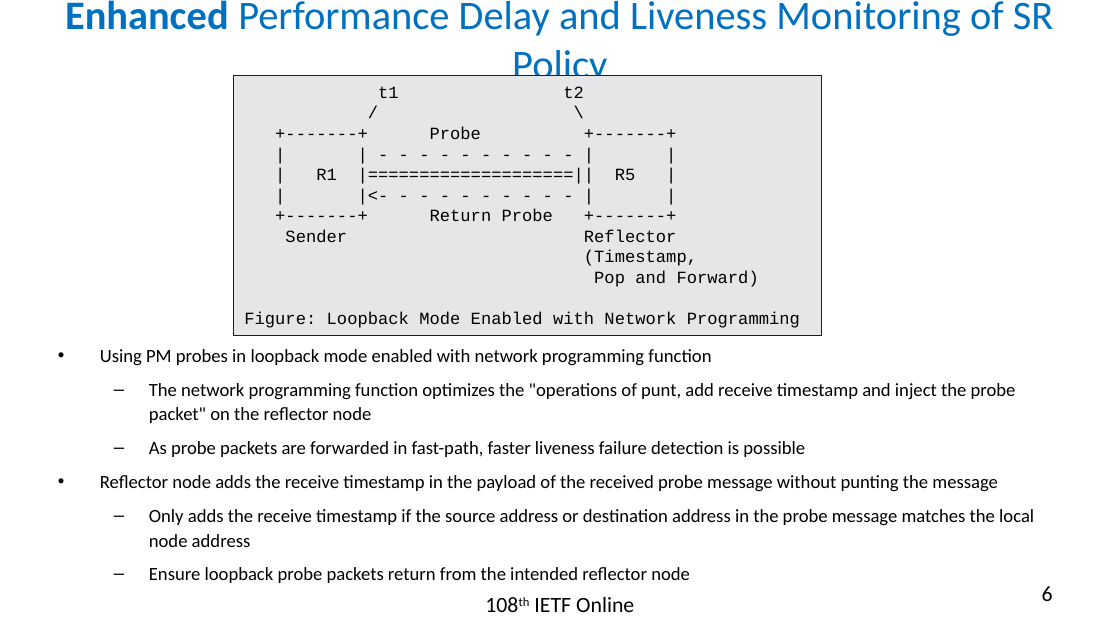
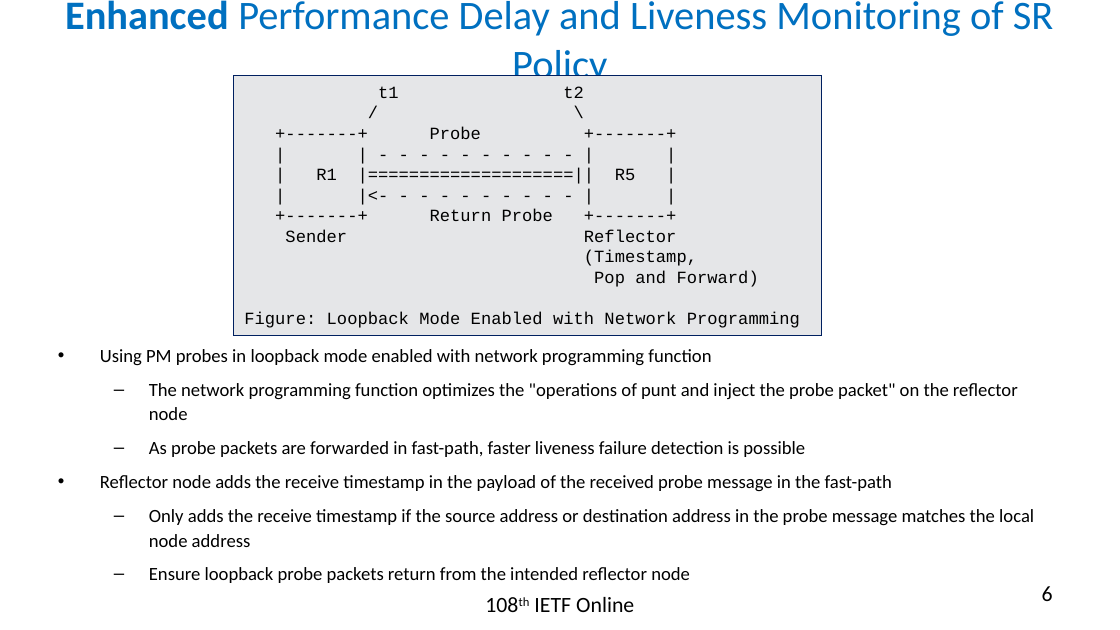
Before and after one commit to rakgandhi/ietf-slides, a slide deck: slide 6 of draft-gandhi-spring-sr-enhanced-plm-02.pptx. Drawn at 1120x630 pixels with LibreOffice and Linux fonts; fonts in the diff are those of the drawing. Boxes give left, top, right and bottom in pixels: in the first picture for what was removed or moved away, otherwise in the second. Text is boxed around its words. In the diff, an @@ line names an element or a change of style, - is before the commit and + after.

```diff
--- a/draft-gandhi-spring-sr-enhanced-plm-02.pptx
+++ b/draft-gandhi-spring-sr-enhanced-plm-02.pptx
@@ text at <box>149,383,1018,420</box>: text changed @@
-  – The network programming function optimizes the "operations of punt, add receive timestamp and inject the probe packet" on the reflector node
+  – The network programming function optimizes the "operations of punt and inject the probe packet" on the reflector node
@@ text at <box>100,475,892,491</box>: text changed @@
-• Reflector node adds the receive timestamp in the payload of the received probe message without punting the message
+• Reflector node adds the receive timestamp in the payload of the received probe message in the fast-path
```
Also in this commit, not shown: 5 other slides changed, 2 other files.
